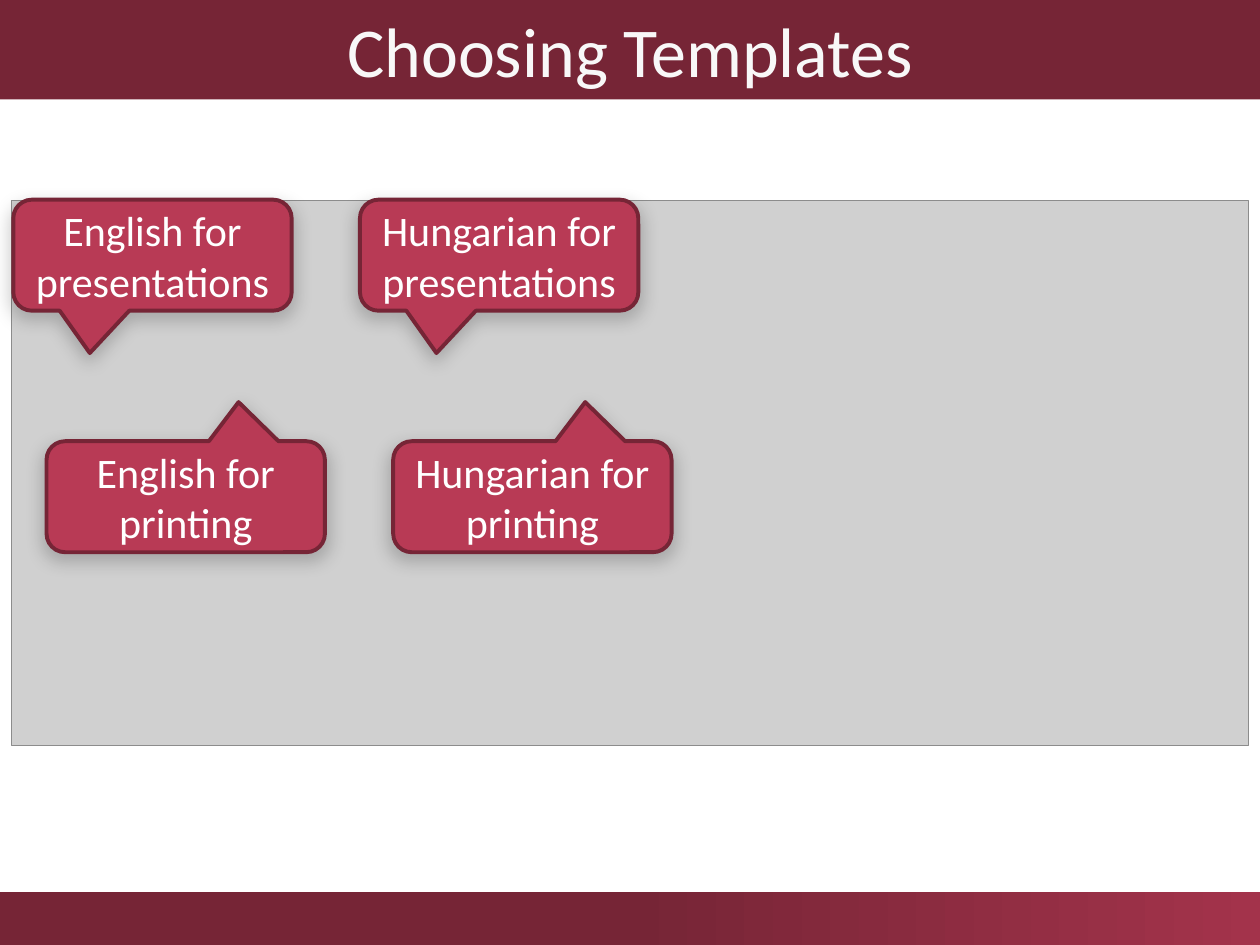
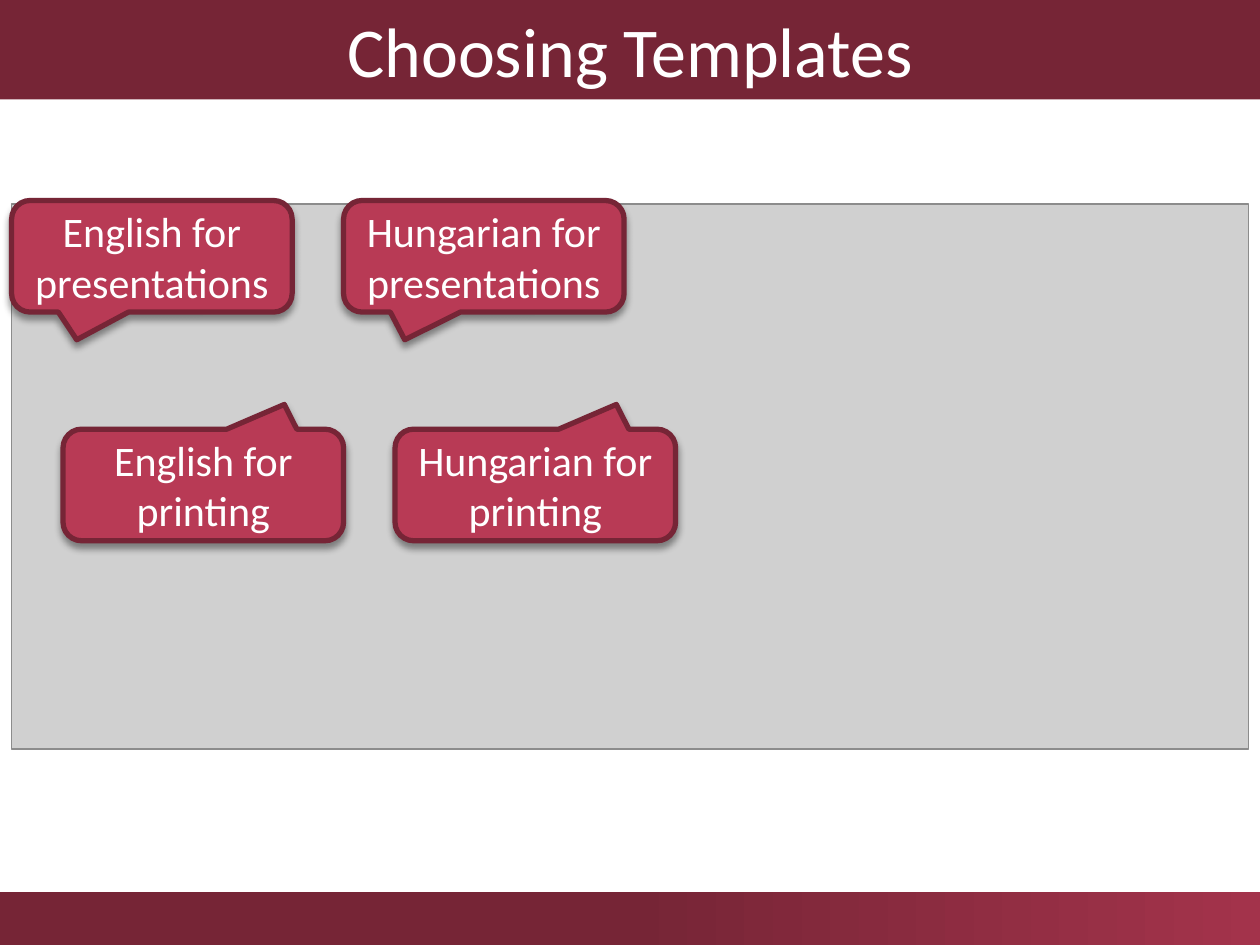
Before and after one commit to ftsrg/templates, a slide deck: slide 3 of templates/ftsrg-presentation.pptx. Drawn at 1260x945 pixels with LibreOffice and Linux fonts; fonts in the diff are those of the drawing; grey boxes stand for pictures; background and template pictures are left out. Boxes give left, top, right and bottom in pixels: in the first picture for what was removed or moved away, otherwise in the second. Text is boxed around its words. In the diff, an @@ line names an element or a change of style, - is before the commit and + after.

Commit message:
Lots of corrections in the color scheme.

```diff
--- a/templates/ftsrg-presentation.pptx
+++ b/templates/ftsrg-presentation.pptx
@@ picture: place and size @@
-picture at bbox=[11, 200, 1249, 746]
+picture at bbox=[11, 204, 1249, 750]
@@ rounded speech box "Hungarian for presentations": place and size @@
-rounded speech box "Hungarian for presentations" at bbox=[360, 200, 639, 311]
+rounded speech box "Hungarian for presentations" at bbox=[344, 200, 625, 312]
@@ outline #762536 2.25 pt to #762536 3 pt; shadow changed; proportions changed in 4 elements at bbox=[11, 200, 292, 312], bbox=[344, 200, 625, 312], bbox=[396, 430, 677, 542], bbox=[63, 430, 344, 542] @@
@@ rounded speech box "English for printing": place and size @@
-rounded speech box "English for printing" at bbox=[47, 441, 325, 552]
+rounded speech box "English for printing" at bbox=[63, 430, 344, 542]
@@ rounded speech box "Hungarian for printing": place and size @@
-rounded speech box "Hungarian for printing" at bbox=[393, 441, 672, 552]
+rounded speech box "Hungarian for printing" at bbox=[396, 430, 677, 542]
```
Also in this commit, not shown: 2 other slides changed.
